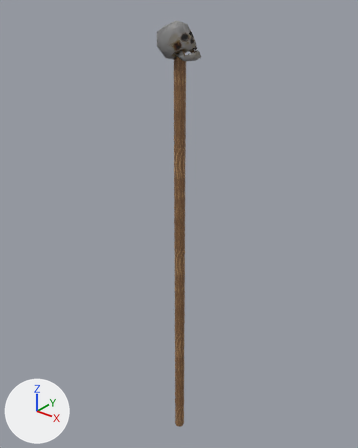
What one commit did to the Blender file models/structures/skullpost/skullpost.blend.
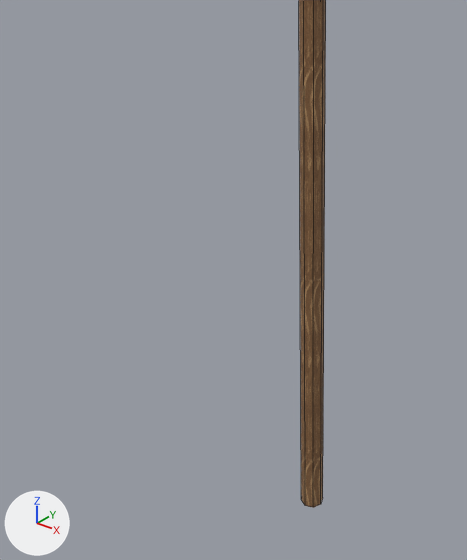
The first picture shows the older version from a camera (50 mm lens) standing at (2.59, -3.25, 4.57) and looking at (-0.09, 0.11, 2.48). The close-ups show the older and then the newer version on the part from 15% to 67% of the width and 50% to 100% of the height of that picture. Only the edits that show in the close-ups are written down. Lighting does not change. The marker at lower left points along +X, +Y and +Z. The close-ups show mesh edges as thin lines.

The first close-up shows 'spiked_gib_2'.
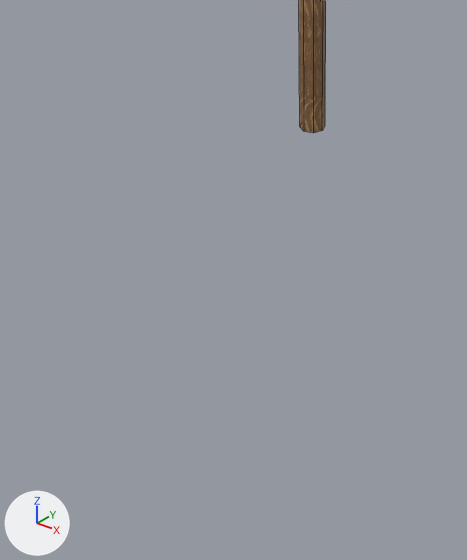
The newer file is also rescaled (x1.242), turned or shifted as a whole; pictures and numbers use the older file's frame.

The edits, one by one:
me_cylinder_002 is used by ob_spiked_gib_2; location (0.0, 0.0, 2.0); scale (0.5, 0.5, 1.0).
Before the commit, vertices of me_cylinder_002: 0 (0.0, 0.1, -2.0), 2 (0.07, 0.07, -2.0) at pixel (322, 497), 4 (0.1, 0.0, -2.0) at pixel (320, 504), 6 (0.07, -0.07, -2.0) at pixel (313, 507), 8 (0.0, -0.1, -2.0) at pixel (305, 505).
Before the commit, vertices of me_cylinder_002: 10 (-0.07, -0.07, -2.0) at pixel (301, 499), 12 (-0.1, 0.0, -2.0), 14 (-0.07, 0.07, -2.0).
me_cylinder_002 had 218 vertices, 279 faces and spanned x -0.37..0.38, y -0.29..0.2, z -2.0..2.31.
me_cylinder_002 now has 218 vertices, 279 faces and spans x -0.37..0.38, y -0.29..0.2, z 0.0..2.31.
Part 1, on me_cylinder_002:
Vertices 0, 2, 4, 6, 8, 10, 12, 14 of me_cylinder_002 move by (0.0, 0.0, 2.0).

Pixel boxes (x1, y1, x2, y2) of what changed, in the close-ups (467 x 560 px):
'spiked_gib_2', reshaped
    before: (299, 0, 326, 508)
    after: (299, 0, 326, 133)
